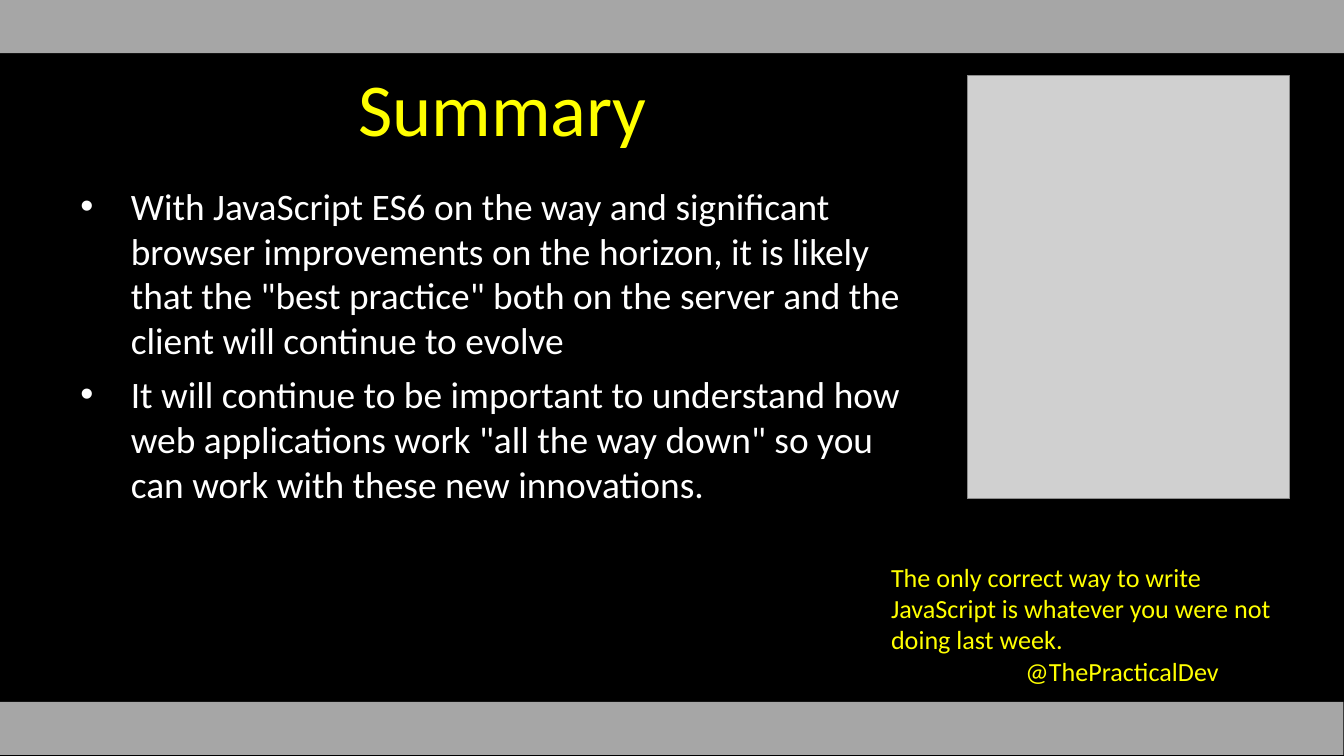
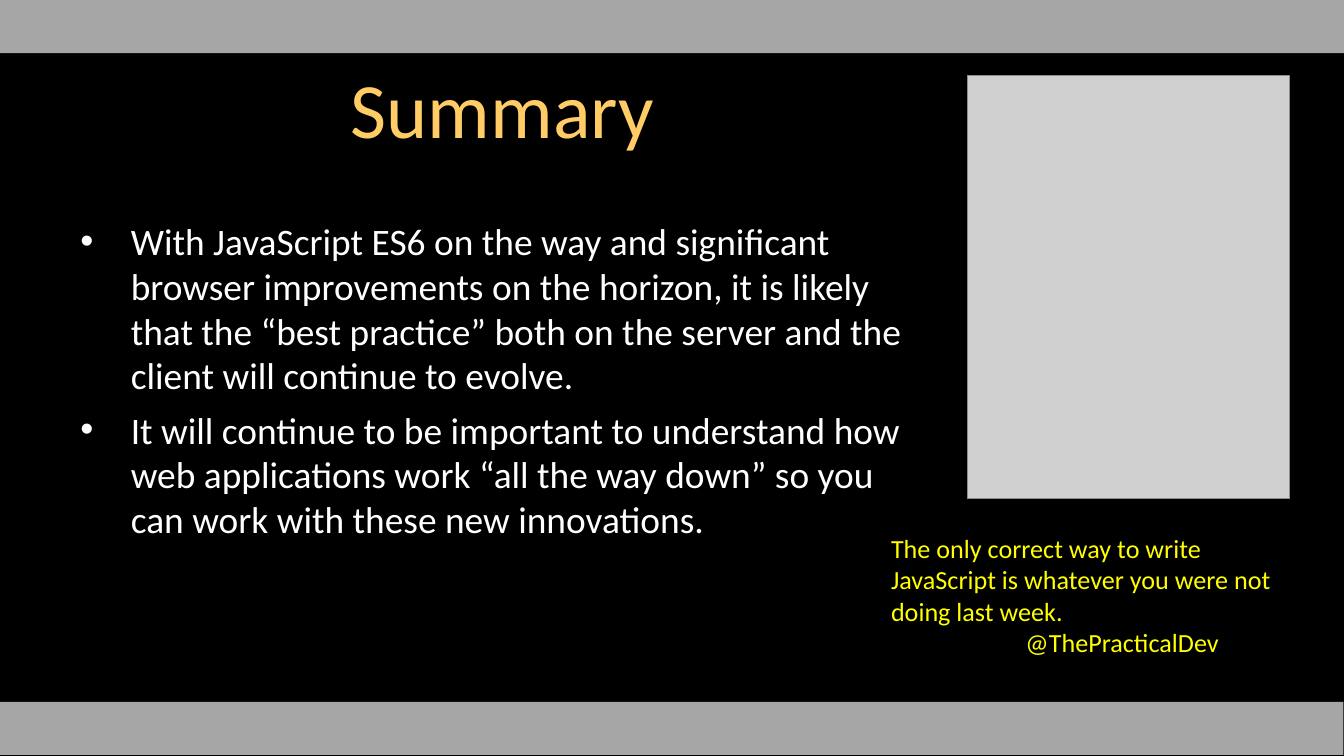
Before and after one commit to csev/wa4e, a slide deck: slide 18 of lectures/JS-05-Handlebars.ppt. Drawn at 1344x756 pixels with LibreOffice and Linux fonts; fonts in the diff are those of the drawing; grey boxes stand for pictures. Boxes give left, top, right and bottom in pixels: in the first picture for what was removed or moved away, otherwise in the second. Text is boxed around its words. In the diff, an @@ line names an element or a change of style, - is before the commit and + after.

```diff
--- a/lectures/JS-05-Handlebars.ppt
+++ b/lectures/JS-05-Handlebars.ppt
@@ title "Summary" at (351, 87, 654, 151): size 40 to 42 pt, text colour #FFFF00 to #FFCC66 @@
@@ text at (131, 229, 901, 534): text changed @@
-• With JavaScript ES6 on the way and significant browser improvements on the horizon, it is likely that the "best practice" both on the server and the client will continue to evolve
-• It will continue to be important to understand how web applications work "all the way down" so you can work with these new innovations.
+• With JavaScript ES6 on the way and significant browser improvements on the horizon, it is likely that the “best practice” both on the server and the client will continue to evolve.
+• It will continue to be important to understand how web applications work “all the way down” so you can work with these new innovations.
@@ text "The only correct way to ...": place and size @@
-text "The only correct way to ..." at (891, 569, 1270, 684)
+text "The only correct way to ..." at (891, 540, 1270, 655)
```
Also in this commit, not shown: 17 other slides changed, 1 slide added, 4 other files.
